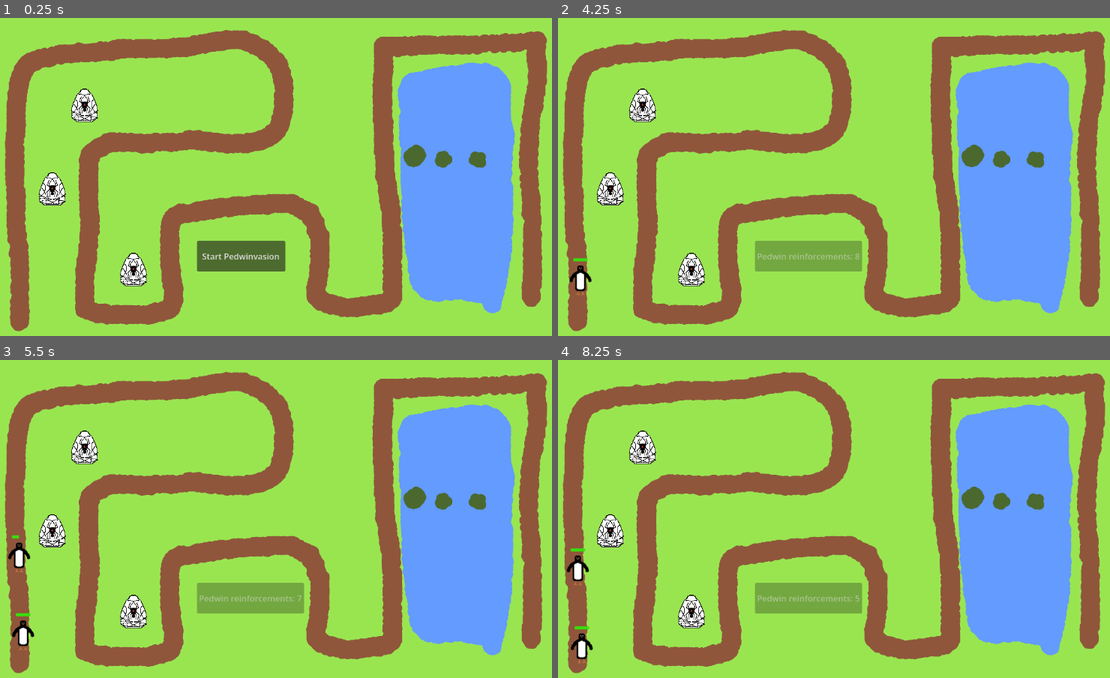
Above: before the commit, frames 1-4 (two rows, left to right).
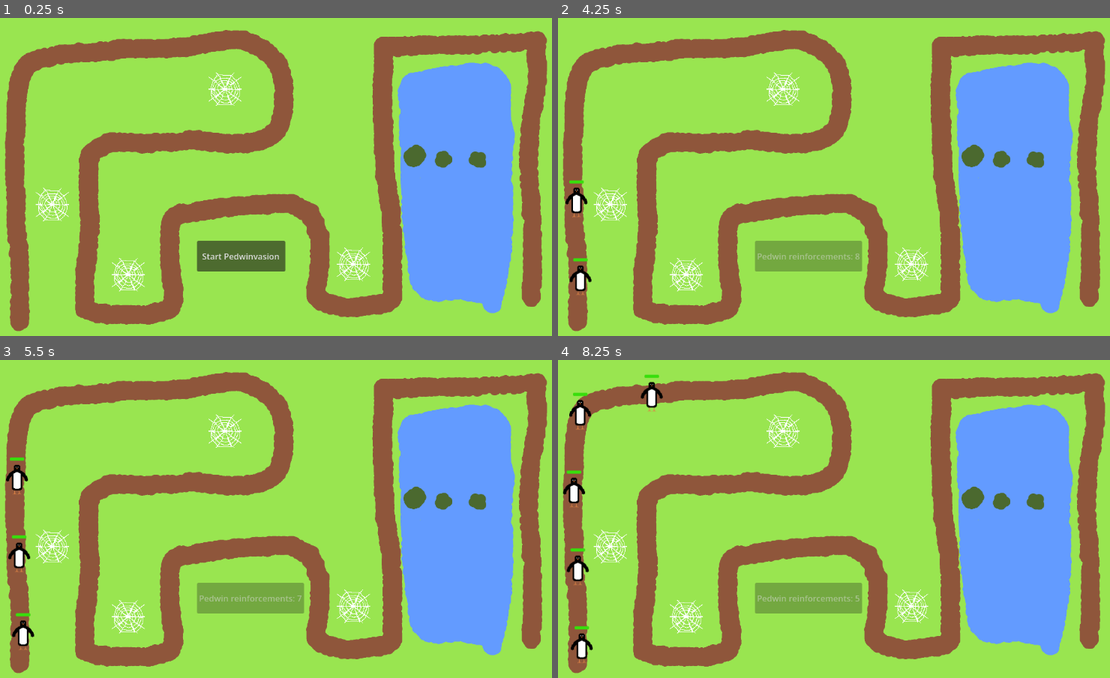
Above: after the commit, the same moments.

Repository: CrimsonCloak/pedwin
Game: Godot game, scene res://Scenes/demogame.tscn
The game is run twice, just before and just after one commit, with the same random seed, the same clock (stepped at 60 frames per second) and the same inputs.
Inputs (mouse positions are in pixels of both pictures, inside the frame that each line leads up to):
- Up to frame 1 (0.25 s): no input
- Up to frame 2 (4.25 s): click "Start Pedwinvasion" at 0.5 s; tap Enter at 1.25 s; move the mouse to (944, 157) at 1.27 s; click (944, 157) at 1.42 s; tap Space at 2 s; move the mouse to (690, 189) at 2.02 s; click (690, 189) at 2.17 s; move the mouse to (872, 100) at 2.77 s; click (872, 100) at 2.92 s; move the mouse to (778, 240) at 3.52 s; click (778, 240) at 3.67 s
- Up to frame 3 (5.5 s): move the mouse to (430, 566) at 4.27 s; click (430, 566) at 4.42 s; move the mouse to (71, 464) at 5.02 s; click (71, 464) at 5.17 s
- Up to frame 4 (8.25 s): move the mouse to (839, 515) at 5.77 s; click (839, 515) at 5.92 s; move the mouse to (723, 433) at 6.52 s; click (723, 433) at 6.67 s; move the mouse to (944, 499) at 7.27 s; click (944, 499) at 7.42 s; move the mouse to (690, 531) at 8.02 s; click (690, 531) at 8.17 s

The runs differ from the first frame. In frame 1, 2.0% of the frame differs, in the area x 6-68%, y 16-87%; in frame 2, 2.2%; in frame 3, 2.2%; in frame 4, 2.6%, in the area x 0-68%, y 4-87%.

Commit message:
Add primitive plot system

Diff:
--- a/Scenes/demogame.tscn
+++ b/Scenes/demogame.tscn
@@ -2,7 +2,7 @@
 
 [ext_resource type="Script" uid="uid://cur77xedsl4gn" path="res://Scripts/game.gd" id="1_u22c3"]
 [ext_resource type="Texture2D" uid="uid://cd1km3f1i5gd" path="res://Assets/Background.png" id="2_8vyj5"]
-[ext_resource type="PackedScene" uid="uid://dkw5vly58pql7" path="res://Scenes/spodr_cocoon.tscn" id="3_8vyj5"]
+[ext_resource type="PackedScene" uid="uid://dcgd821vn4q86" path="res://Scenes/empty_plot.tscn" id="3_8vyj5"]
 
 [sub_resource type="Curve2D" id="Curve2D_qxrlw"]
 _data = {
@@ -31,11 +31,14 @@
 offset_bottom = 511.0
 text = "Start Pedwinvasion"
 
-[node name="SpodrCocoon" parent="." unique_id=1468247977 instance=ExtResource("3_8vyj5")]
-position = Vector2(190, 352)
+[node name="EmptyPlot" parent="." unique_id=1246639761 instance=ExtResource("3_8vyj5")]
+position = Vector2(190, 382)
 
-[node name="SpodrCocoon3" parent="." unique_id=2108573465 instance=ExtResource("3_8vyj5")]
-position = Vector2(346, 507)
+[node name="EmptyPlot2" parent="." unique_id=57446797 instance=ExtResource("3_8vyj5")]
+position = Vector2(522, 160)
 
-[node name="SpodrCocoon2" parent="." unique_id=80177256 instance=ExtResource("3_8vyj5")]
-position = Vector2(252, 191)
+[node name="EmptyPlot3" parent="." unique_id=513063679 instance=ExtResource("3_8vyj5")]
+position = Vector2(336, 517)
+
+[node name="EmptyPlot4" parent="." unique_id=1249612798 instance=ExtResource("3_8vyj5")]
+position = Vector2(769, 497)
--- /dev/null
+++ b/Scenes/empty_plot.tscn
@@ -0,0 +1,19 @@
+[gd_scene format=3 uid="uid://dcgd821vn4q86"]
+
+[ext_resource type="Texture2D" uid="uid://b26x1ui27a73d" path="res://Assets/Spodr/Empty_Spider_Plot.png" id="1_kj7om"]
+[ext_resource type="Script" uid="uid://c8hywxlus7dss" path="res://Scripts/empty_plot.gd" id="1_xult4"]
+
+[sub_resource type="RectangleShape2D" id="RectangleShape2D_kj7om"]
+size = Vector2(68.5, 63.375)
+
+[node name="EmptyPlot" type="Node2D" unique_id=1246639761]
+script = ExtResource("1_xult4")
+
+[node name="Sprite2D" type="Sprite2D" parent="." unique_id=1648590215]
+texture = ExtResource("1_kj7om")
+
+[node name="Area2D" type="Area2D" parent="." unique_id=1481646011]
+
+[node name="Clickable_Area" type="CollisionShape2D" parent="Area2D" unique_id=1414875457]
+visible = false
+shape = SubResource("RectangleShape2D_kj7om")
--- a/Scenes/spodr_cocoon.tscn
+++ b/Scenes/spodr_cocoon.tscn
@@ -1,6 +1,6 @@
 [gd_scene format=3 uid="uid://dkw5vly58pql7"]
 
-[ext_resource type="Script" uid="uid://28lqxkvw772d" path="res://Scenes/spodr_cocoon.gd" id="1_7nus5"]
+[ext_resource type="Script" uid="uid://28lqxkvw772d" path="res://Scripts/spodr_cocoon.gd" id="1_7nus5"]
 [ext_resource type="Texture2D" uid="uid://bpiimr5fu80t" path="res://Assets/Spodr/Cocoon_goal.png" id="1_s0vxa"]
 
 [sub_resource type="CircleShape2D" id="CircleShape2D_dmjp0"]
--- /dev/null
+++ b/Scripts/empty_plot.gd
@@ -0,0 +1,25 @@
+extends Node2D
+
+var spodr_cocoon_prefab: PackedScene = preload("res://Scenes/spodr_cocoon.tscn")
+
+# Called when the node enters the scene tree for the first time.
+func _ready() -> void:
+	pass # Replace with function body.
+
+# Called every frame. 'delta' is the elapsed time since the previous frame.
+func _process(delta: float) -> void:
+	pass
+
+func _input(event):
+	if event is InputEventMouseButton:
+		if event.button_index == MOUSE_BUTTON_LEFT and event.pressed:
+			if $Sprite2D.get_rect().has_point(to_local(event.position)):
+				print ("Clicked!")
+				spawn_spodr_cocoon()
+
+func spawn_spodr_cocoon():
+	# Instantiate a spodr_cocoon on centre of web and delete web area
+	var spodr_cocoon = spodr_cocoon_prefab.instantiate()
+	self.get_parent().add_child(spodr_cocoon)
+	spodr_cocoon.position = Vector2(self.position)
+	queue_free()
Binary file added: Assets/Spodr/Empty_Spider_Plot.png
Not shown, added: Assets/Spodr/Empty_Spider_Plot.png.import
Not shown, added: Scripts/empty_plot.gd.uid
Renamed: Scenes/spodr_cocoon.gd -> Scripts/spodr_cocoon.gd
Renamed: Scenes/spodr_cocoon.gd.uid -> Scripts/spodr_cocoon.gd.uid
